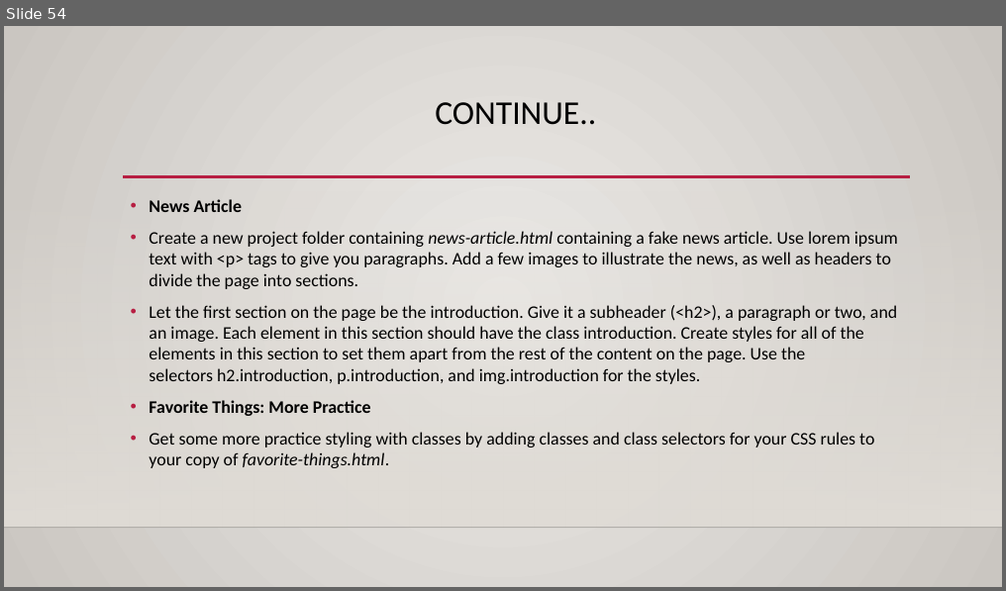
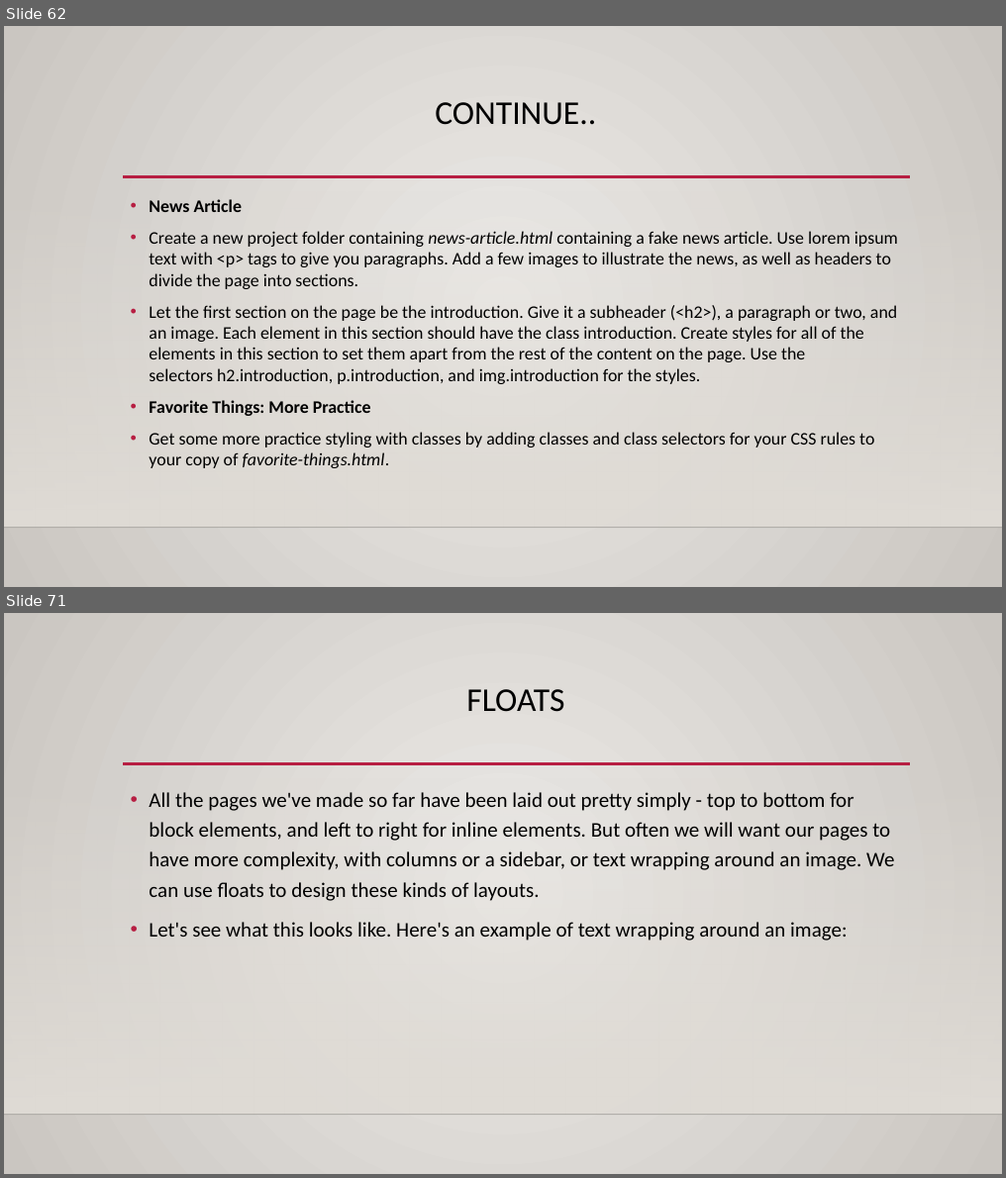
Before and after one commit to GoobsanGroup1/web_dev_proj-1, a slide deck: Week2_Front_End_WD.pptx. Shown one above the other, each under a label of ours: slide 54 before the commit, slides 62 and 71 after it; the slides between them are not shown. The pictures are 1006x591 and 1006x1178 pixels, drawn with LibreOffice and Linux fonts; fonts in the diff are those of the drawing; background and template pictures are left out. Boxes give left, top, right and bottom in pixels: in the first picture for what was removed or moved away, otherwise in the second. Text is boxed around its words. In the diff, an @@ line names an element or a change of style, - is before the commit and + after.

```diff
--- a/Week2_Front_End_WD.pptx
+++ b/Week2_Front_End_WD.pptx
@@ slide 71 added at <box>4,613,1002,1174</box>, background gradient #ECEAE7 to #CAC7C1; not listed: 3 template elements that a slide beside it also shows @@
@@ title added at <box>466,689,564,712</box>, 32 pt, text #000000 @@
+FLOATS
@@ text added at <box>149,792,894,941</box>, 20 pt, text #000000 @@
+• All the pages we've made so far have been laid out pretty simply - top to bottom for block elements, and left to right for inline elements. But often we will want our pages to have more complexity, with columns or a sidebar, or text wrapping around an image. We can use floats to design these kinds of layouts.
+• Let's see what this looks like. Here's an example of text wrapping around an image:
@@ what was slide 54 is now slide 62 @@
```
Also in this commit, not shown: 1 slide changed, 101 other slides added, 8 other files.
